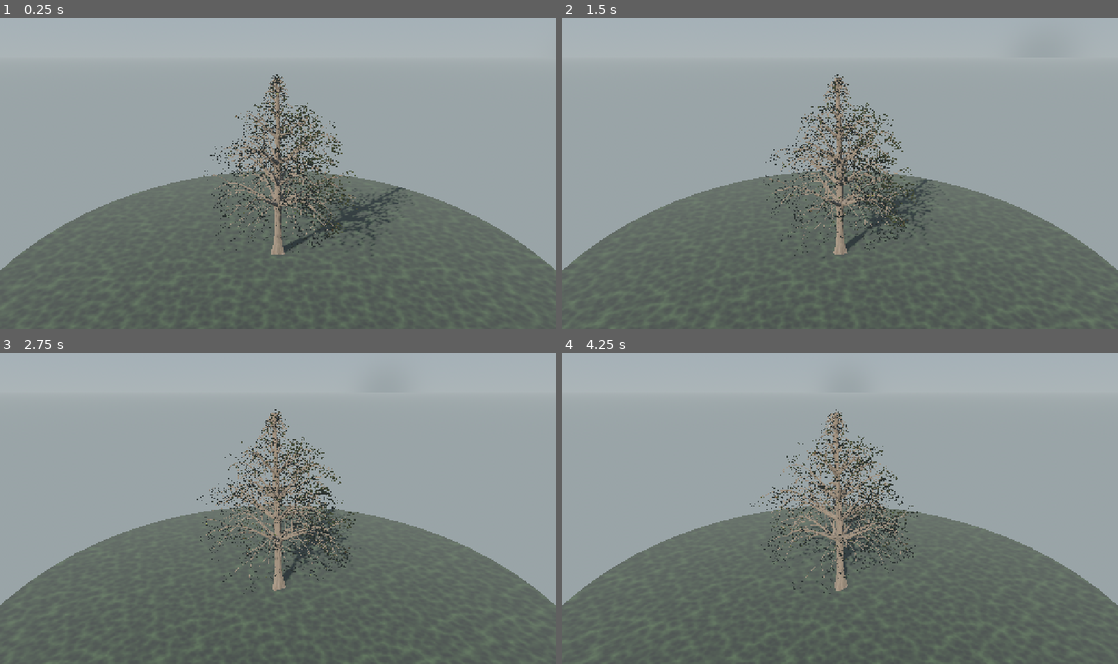
Above: before the commit, frames 1-4 (two rows, left to right).
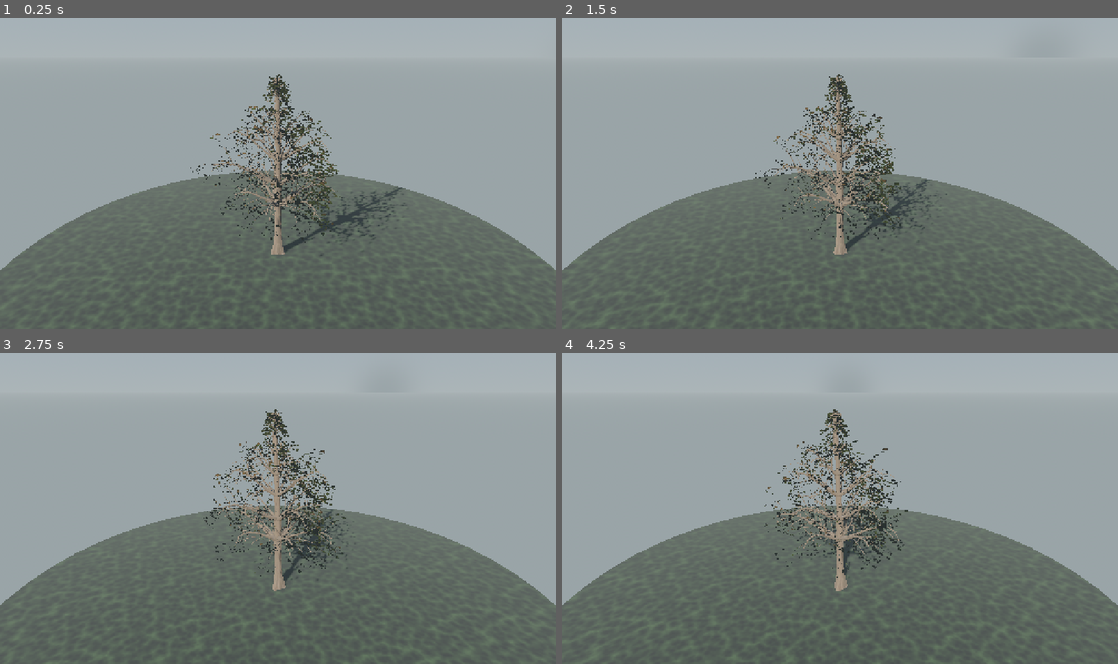
Above: after the commit, the same moments.

Repository: mehmetdem2005/Acik-dunya_oyun
Game: Godot game, scene res://scenes/world/pine_tree_scene.tscn
Same seed, same stepped clock (60 frames per second), same inputs: the game is played once before the commit and once after it. This scene is started directly instead of the project's main scene.
Inputs (mouse positions are in pixels of both pictures, inside the frame that each line leads up to):
- Up to frame 1 (0.25 s): no input
- Up to frame 2 (1.5 s): move the mouse to (962, 157) at 0.52 s; hold D 0.53-1.25 s; hold Shift 0.53-1.25 s; click (962, 157) at 0.67 s; tap Space at 0.77 s; drag from (728, 189) to (812, 235) at 1.27 s
- Up to frame 3 (2.75 s): move the mouse to (333, 440) at 2.02 s; hold D from 2.03 s (still down); hold Shift from 2.03 s (still down)
- Up to frame 4 (4.25 s): release D at 2.75 s; release Shift at 2.75 s; drag from (812, 570) to (673, 461) at 2.77 s; move the mouse to (1006, 555) at 3.52 s; hold A from 3.53 s (still down); hold Shift from 3.53 s (still down); tap Space at 3.77 s

The runs differ from the first frame. In frame 1, 4.7% of the frame differs, in the area x 34-75%, y 18-77%; in frame 2, 4.5%; in frame 3, 4.4%; in frame 4, 4.4%.

Commit message:
İğne boy varyasyonu + orta ince-dal tangle giderildi (ajan: GOOD ENOUGH)
Kullanıcı 3 isteği (ajan görsel+kod onayladı):
- İğne boyları artık tek-tip DEĞİL: per-kart deterministik hash
  (idx,s) -> vrnd 0.62..1.38, doğal karışık demet.
- Daha yoğun/doğal: step fl*0.33->0.27.
- Orta İNCE dal karmaşası: fork_depth 2->1 -> recursive twig-mat
  gitti, ana dallar korundu (temiz iskelet).
RNG-siz (determinizm tam), ~54k tri (bütçe çok bol).

https://claude.ai/code/session_01SAupt6yXBr9DzE6Ykd1e1F

Diff:
--- a/mouse_open_world_clean_project/scripts/world/pine/pine_mesh.gd
+++ b/mouse_open_world_clean_project/scripts/world/pine/pine_mesh.gd
@@ -231,7 +231,7 @@
 	# Tek kart = KÜÇÜK iğne demeti (fascicle); çoğu üst üste
 	# binerek çam yaprak KÜMESİNİ oluşturur (büyütülmüş tek demet DEĞİL).
 	var fl: float = clampf(size * 0.32, 0.11, 0.26)
-	var step := maxf(fl * 0.33, 0.022)
+	var step := maxf(fl * 0.27, 0.02)
 	var carry := 0.0
 	var idx := 0
 	for k in range(n - 1):
@@ -262,7 +262,9 @@
 					rt = rt.normalized()
 					# Renk: uca doğru taze açık yeşil, içte koyu/mat.
 					var shade: float = clampf(lerp(0.62, 1.14, fr) * tint, 0.48, 1.25)
-					var ccs: float = fl * (0.80 + 0.40 * fr) * (1.2 if tip_full else 1.0)
+					var hsh: float = sin(float(idx) * 12.9898 + float(s) * 3.71) * 43758.5453
+					var vrnd: float = 0.62 + 0.76 * (hsh - floor(hsh))
+					var ccs: float = fl * (0.78 + 0.42 * fr) * vrnd * (1.25 if tip_full else 1.0)
 					_card(st, c, up * ccs, rt * (ccs * 0.60), shade, flex, idx % 25)
 			# Uca doğru sıklaş; ışık yönüne göre asimetri.
 			var dstep := step / maxf(dens, 0.10)
--- a/mouse_open_world_clean_project/scripts/world/pine_tree.gd
+++ b/mouse_open_world_clean_project/scripts/world/pine_tree.gd
@@ -30,7 +30,7 @@
 @export_range(0.0, 0.4, 0.01) var dal_yay: float = 0.22    # S süpürme yayı
 @export_range(0.06, 0.4, 0.01) var surgun_konik: float = 0.14  # sürgün uç incelmesi
 @export var level2_wood: bool = true                       # alt-dallar odun olarak görünsün
-@export_range(1, 4, 1) var catal_derinlik: int = 2         # V/Y çatallanma derinliği
+@export_range(1, 4, 1) var catal_derinlik: int = 1         # V/Y çatallanma (1=sade, az ince-dal karmaşası)
 @export_range(0.6, 1.4, 0.05) var tabaka_aralik: float = 1.0   # whorl katman aralığı
 @export_range(0.0, 2.0, 0.05) var govde_kok: float = 0.35      # dip kabarma gücü (hafif)
 @export_range(0.0, 1.0, 0.02) var kok_payanda: float = 0.0     # payanda lob (0 = düz, kapalı)
